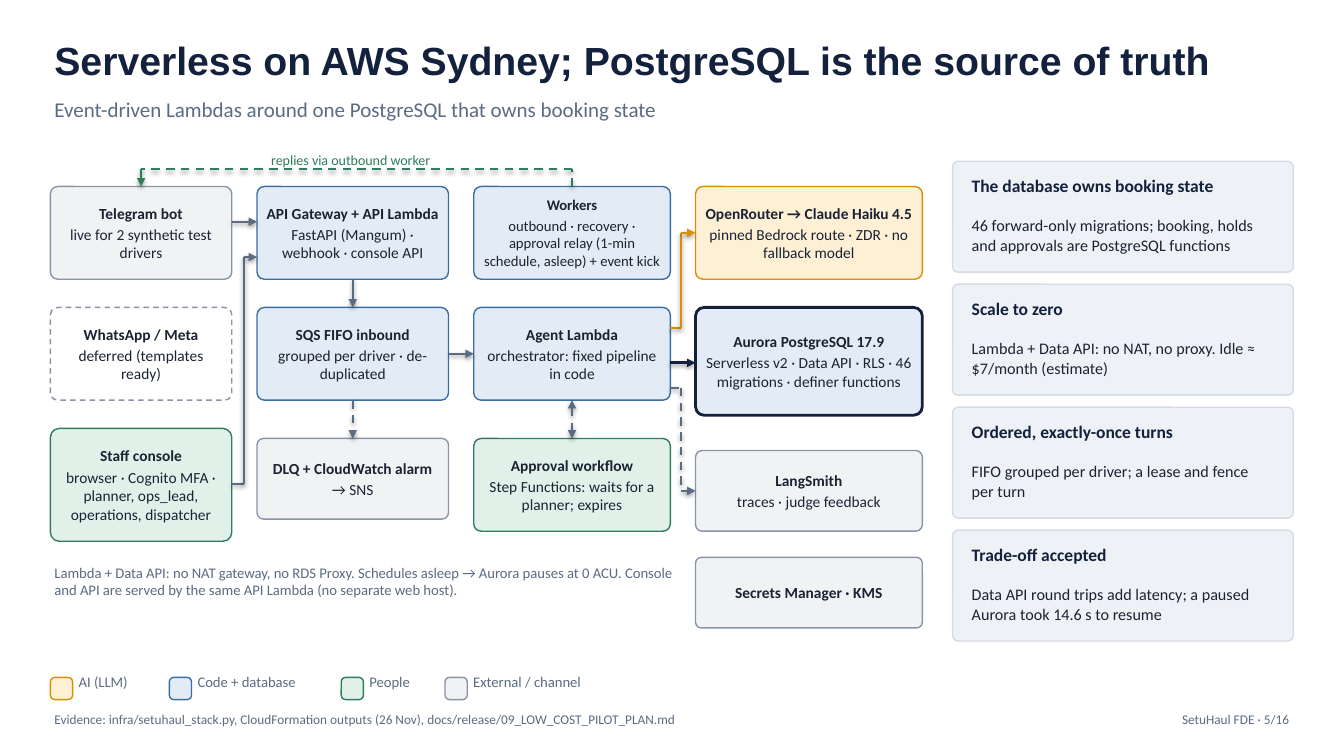
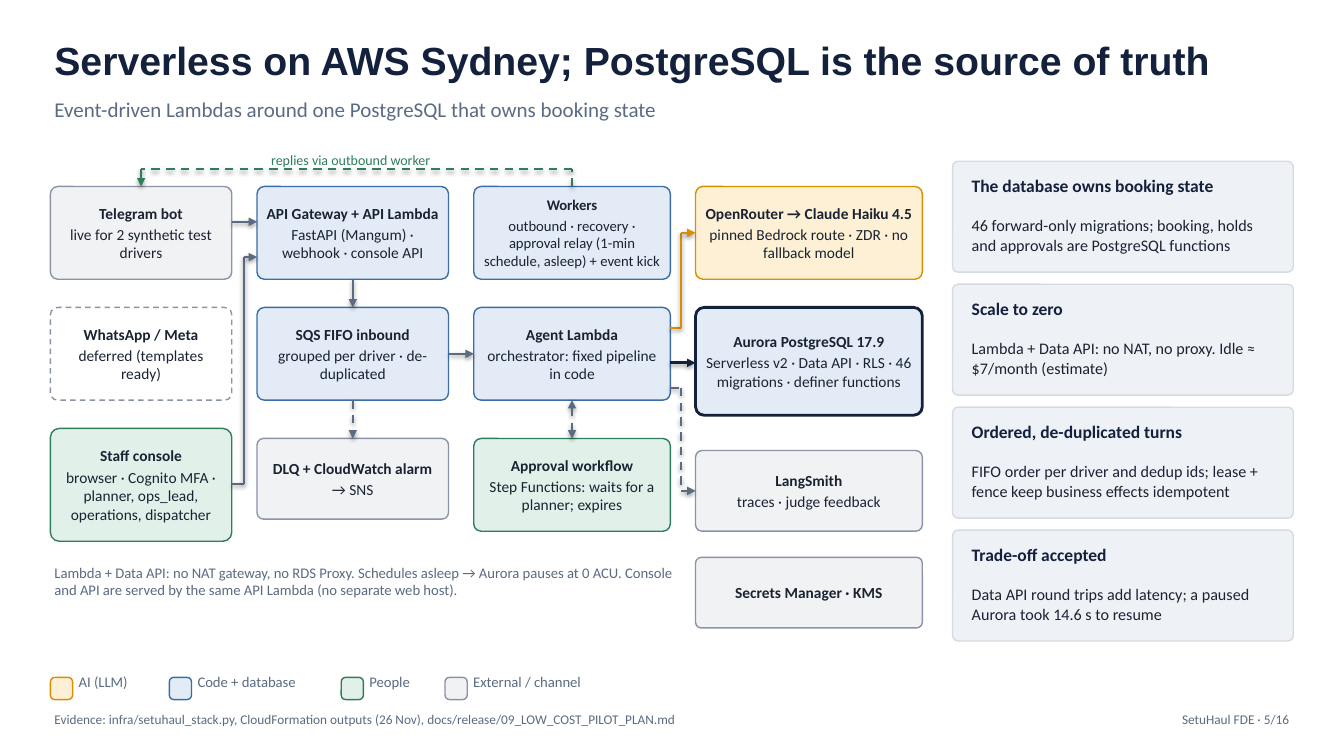
Before and after one commit to amolam/setuhaul-logistics, a slide deck: slide 5 of artifacts/fde-demo/SetuHaul_FDE_Demo.pptx. Drawn at 1344x756 pixels with LibreOffice and Linux fonts; fonts in the diff are those of the drawing. Boxes give left, top, right and bottom in pixels: in the first picture for what was removed or moved away, otherwise in the second. Text is boxed around its words. In the diff, an @@ line names an element or a change of style, - is before the commit and + after.

```diff
--- a/artifacts/fde-demo/SetuHaul_FDE_Demo.pptx
+++ b/artifacts/fde-demo/SetuHaul_FDE_Demo.pptx
@@ text at <box>972,425,1182,441</box>: text changed @@
-Ordered, exactly-once turns
+Ordered, de-duplicated turns
@@ text at <box>972,466,1247,500</box>: text changed @@
-FIFO grouped per driver; a lease and fence per turn
+FIFO order per driver and dedup ids; lease + fence keep business effects idempotent
```
Also in this commit, not shown: 11 other slides changed, 22 other files.
